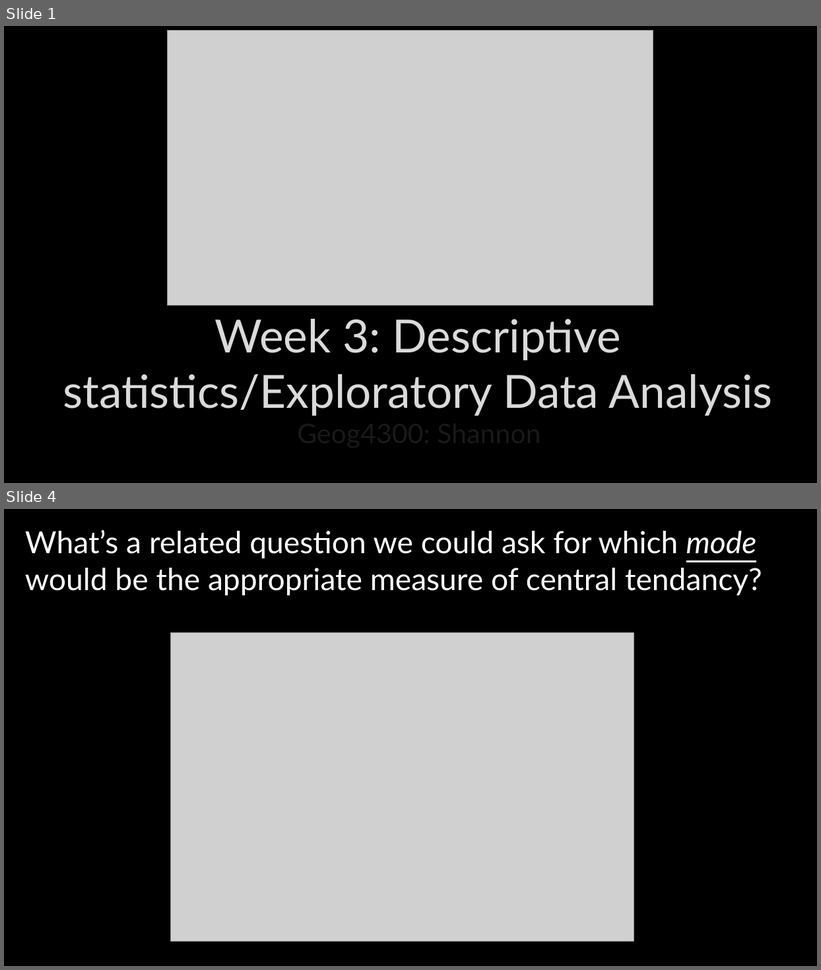
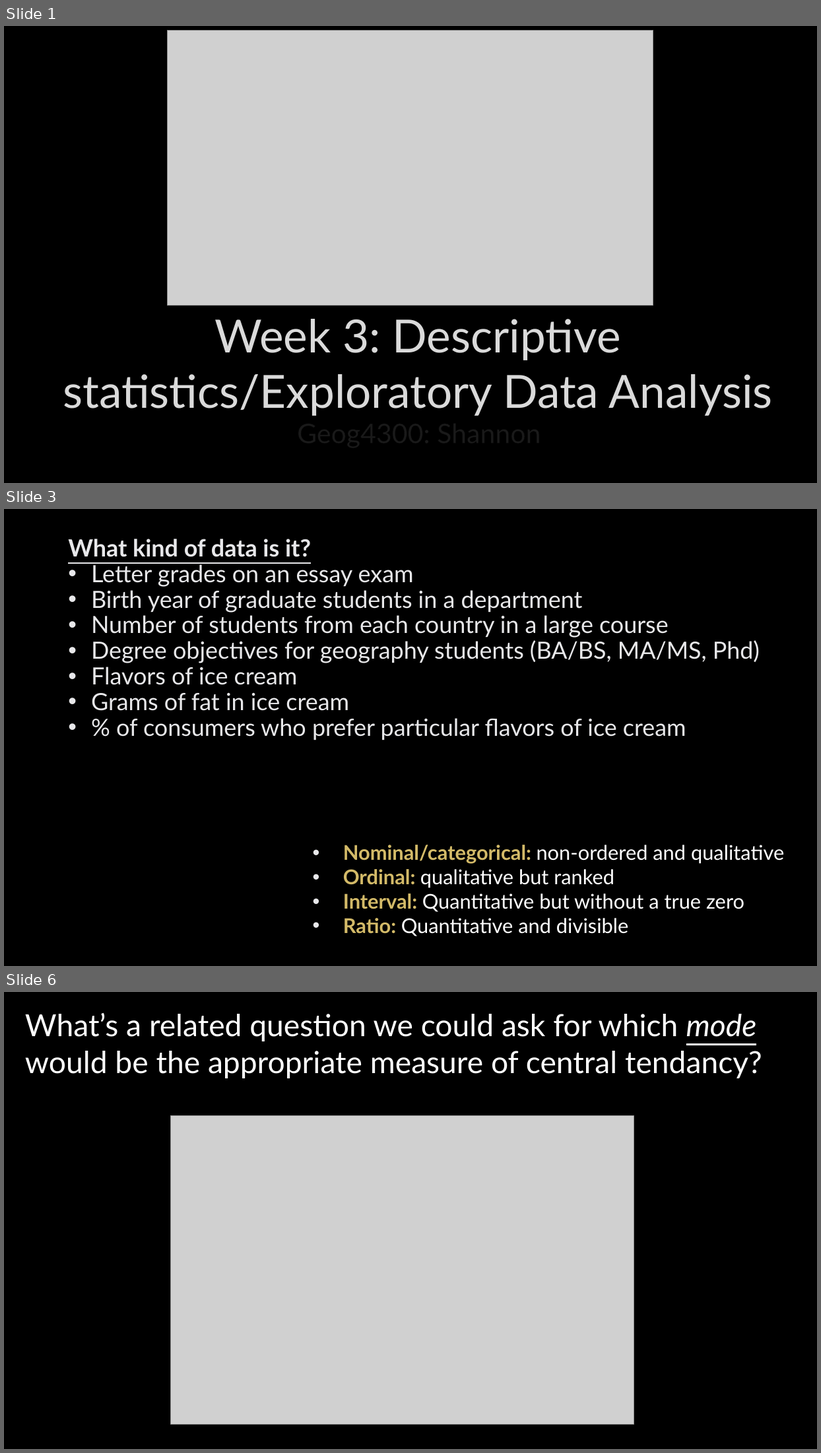
Before and after one commit to jshannon75/geog4300, a slide deck: in_class_slides/previous year slides/geog4300_W04-1 Classification and descriptive stats.pptx. Shown one above the other, each under a label of ours: slides 1 and 4 before the commit, slides 1, 3 and 6 after it; the slides between them are not shown. The pictures are 821x970 and 821x1453 pixels, drawn with LibreOffice and Linux fonts; fonts in the diff are those of the drawing; grey boxes stand for pictures; background and template pictures are left out. Boxes give left, top, right and bottom in pixels: in the first picture for what was removed or moved away, otherwise in the second. Text is boxed around its words. In the diff, an @@ line names an element or a change of style, - is before the commit and + after.

```diff
--- a/in_class_slides/previous year slides/geog4300_W04-1 Classification and descriptive stats.pptx
+++ b/in_class_slides/previous year slides/geog4300_W04-1 Classification and descriptive stats.pptx
@@ slide 3 added at box(4, 509, 817, 966), background picture (left out) @@
@@ text added at box(68, 539, 760, 740), 28 pt, text #E8E8EA @@
+What kind of data is it?
+• Letter grades on an essay exam
+• Birth year of graduate students in a department
+• Number of students from each country in a large course
+• Degree objectives for geography students (BA/BS, MA/MS, Phd)
+• Flavors of ice cream
+• Grams of fat in ice cream
+• % of consumers who prefer particular flavors of ice cream
@@ text added at box(343, 845, 784, 937), 24 pt, text #FFFFFF @@
+• Nominal/categorical: non-ordered and qualitative
+• Ordinal: qualitative but ranked
+• Interval: Quantitative but without a true zero
+• Ratio: Quantitative and divisible
@@ what was slide 4 is now slide 6 @@
```
Also in this commit, not shown: 3 slides changed, 4 other slides added, 4 slides removed, 6 other files.
